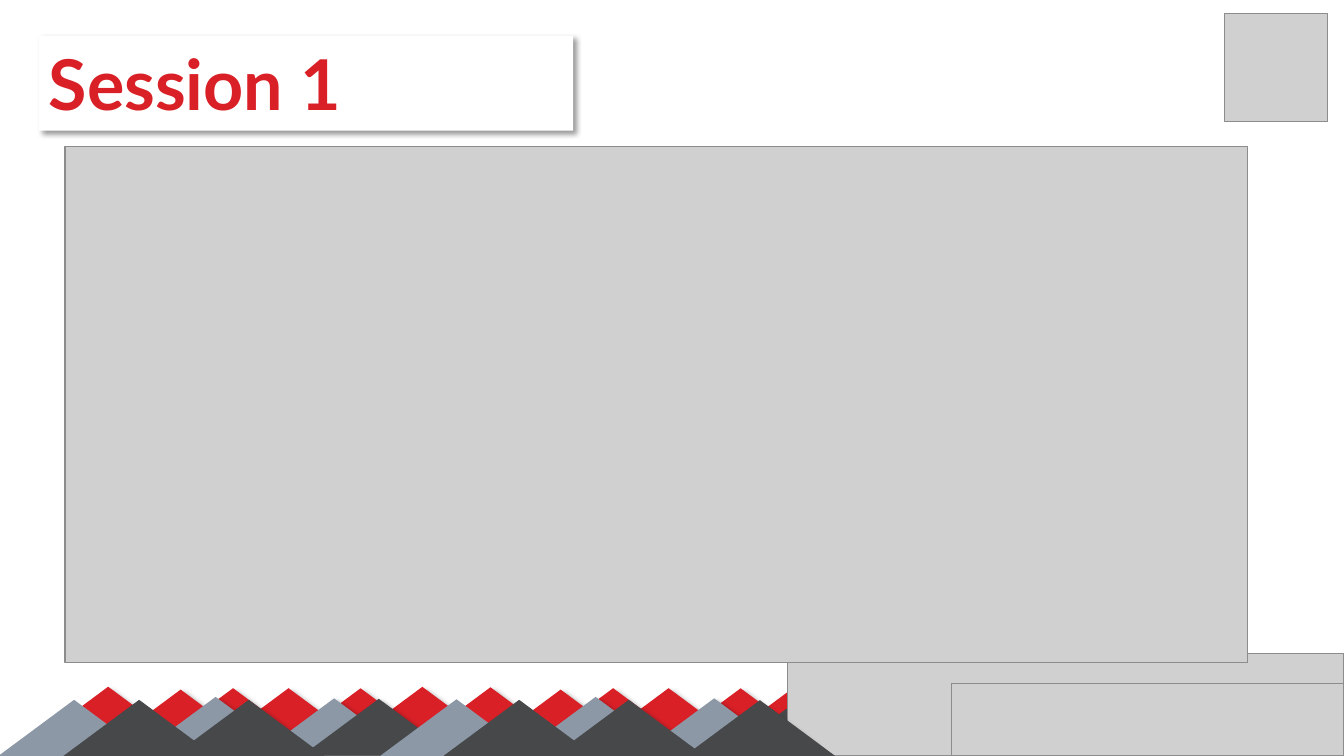
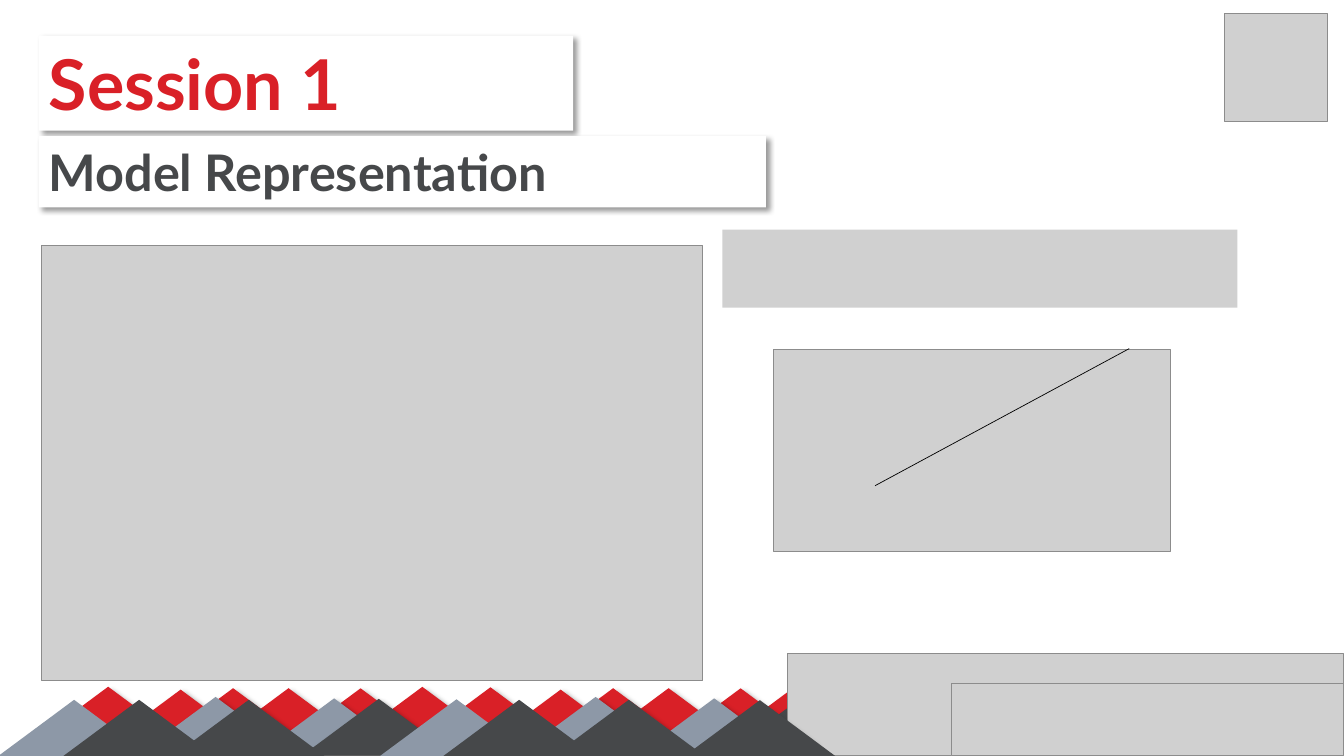
Before and after one commit to SalmaGira/machine-learning-workshop-Kvector, a slide deck: slide 23 of Sessions/Session 1/Session_01.pptx (slide 9 before the commit). Drawn at 1344x756 pixels with LibreOffice and Linux fonts; fonts in the diff are those of the drawing; grey boxes stand for pictures. Boxes give left, top, right and bottom in pixels: in the first picture for what was removed or moved away, otherwise in the second. Text is boxed around its words. In the diff, an @@ line names an element or a change of style, - is before the commit and + after.

```diff
--- a/Sessions/Session 1/Session_01.pptx
+++ b/Sessions/Session 1/Session_01.pptx
@@ rectangle added at (x1=39, y1=136, x2=766, y2=208), fill #FFFFFF, 36 pt, text #46484A, bold @@
+Model Representation
@@ picture removed at (x1=66, y1=146, x2=1248, y2=662) @@
@@ picture added at (x1=723, y1=230, x2=1238, y2=308) @@
@@ picture added at (x1=41, y1=245, x2=703, y2=681) @@
@@ picture added at (x1=773, y1=349, x2=1170, y2=552) @@
@@ line added from (875, 486) to (1129, 349), #000000 0.5 pt @@
```
Also in this commit, not shown: 5 other slides changed, 9 slides added, 3 slides removed.
